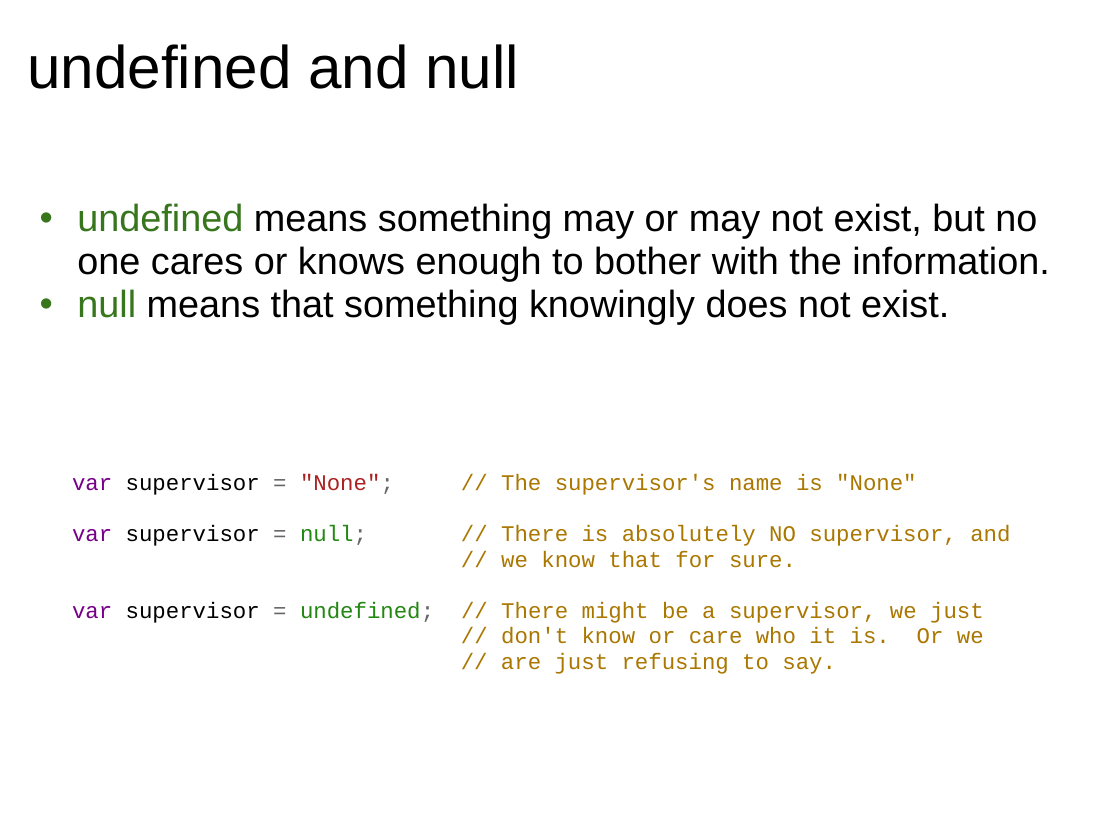
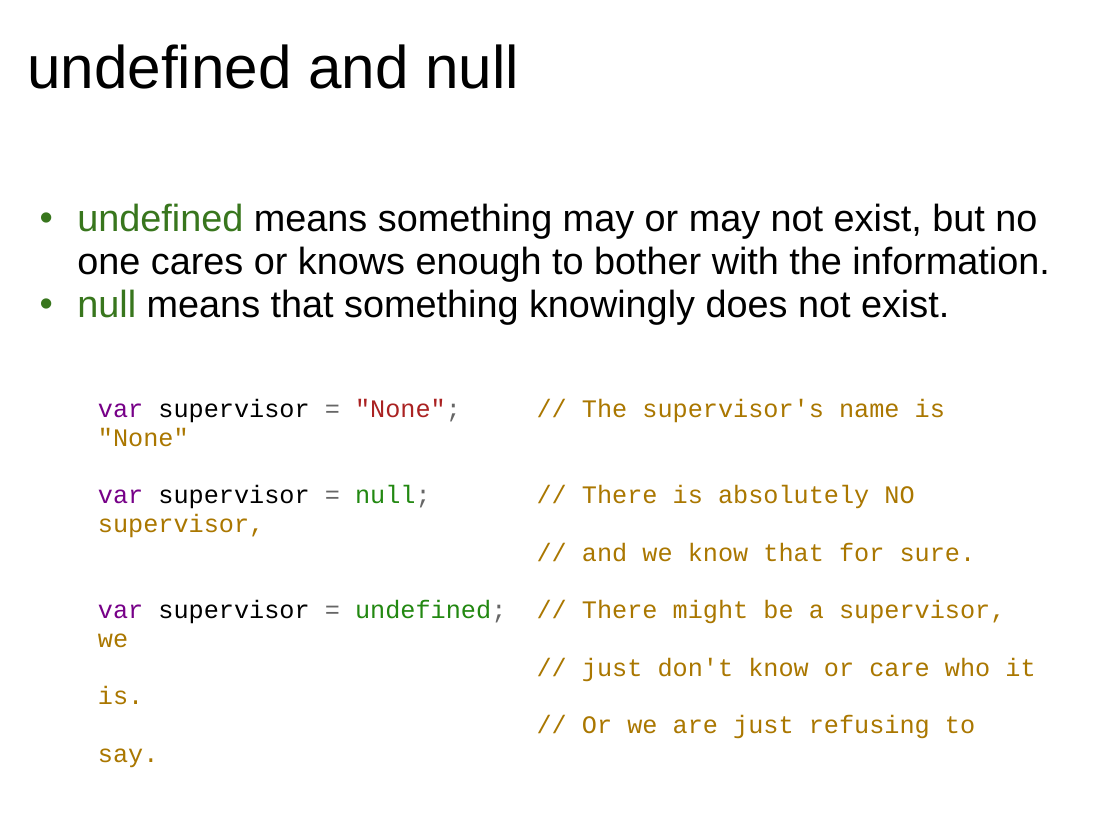
Before and after one commit to dondi/javascript-book, a slide deck: slide 5 of presentations/Chapter_3_Presentation.ppt. Drawn at 1120x840 pixels with LibreOffice and Linux fonts; fonts in the diff are those of the drawing; background and template pictures are left out. Boxes give left, top, right and bottom in pixels: in the first picture for what was removed or moved away, otherwise in the second. Text is boxed around its words. In the diff, an @@ line names an element or a change of style, - is before the commit and + after.

```diff
--- a/presentations/Chapter_3_Presentation.ppt
+++ b/presentations/Chapter_3_Presentation.ppt
@@ text at [98,399,945,447]: size 16 to 18 pt in "var supervisor = "None"; // The supervisor's ..." @@
@@ text "var supervisor = "None"; // ...": place and size @@
-text "var supervisor = "None"; // ..." at [72,474,1010,674]
+text "var supervisor = "None"; // ..." at [98,399,1035,768]
@@ text at [98,485,1035,768]: text changed; size 16 to 18 pt @@
-var supervisor = null; // There is absolutely NO supervisor, and
-// we know that for sure.
-var supervisor = undefined; // There might be a supervisor, we just
-// don't know or care who it is. Or we
-// are just refusing to say.
+var supervisor = null; // There is absolutely NO supervisor,
+// and we know that for sure.
+var supervisor = undefined; // There might be a supervisor, we
+// just don't know or care who it is.
+// Or we are just refusing to say.
```
Also in this commit, not shown: 21 other slides changed, 1 other file.
